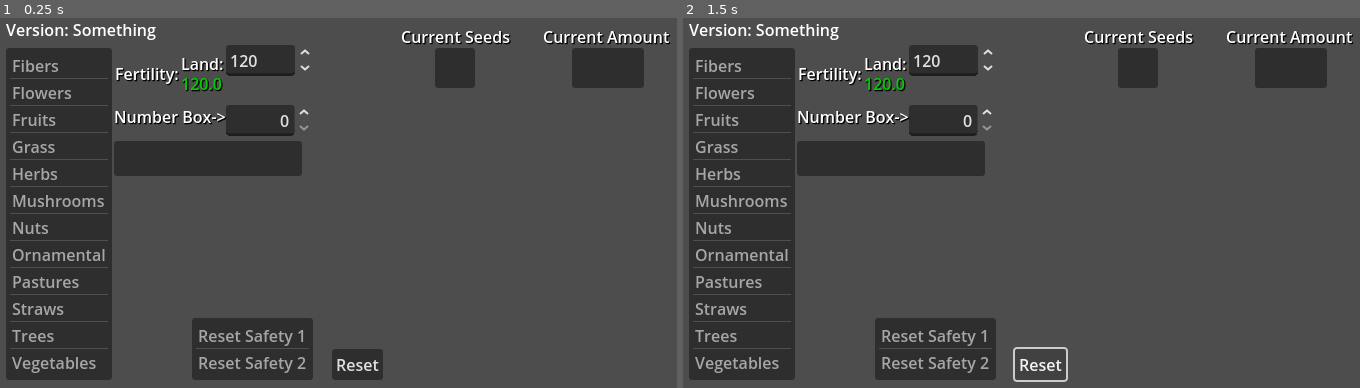
Above: before the commit, frames 1-2 (left to right).
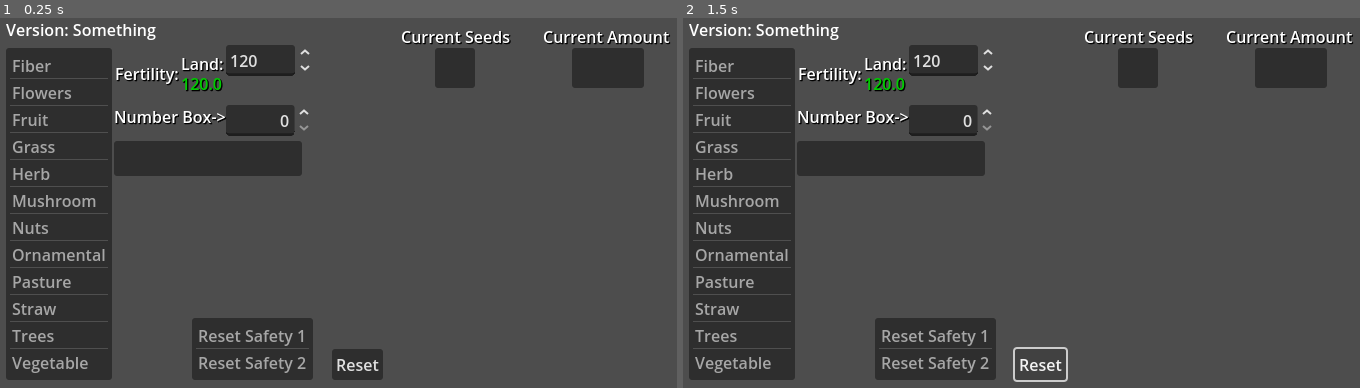
Above: after the commit, the same moments.

Repository: Lightiron2/SeedCosts-for-Elin
Game: Godot game, scene res://calc.tscn
The game is run twice, just before and just after one commit, with the same random seed, the same clock (stepped at 60 frames per second) and the same inputs.
Inputs:
- Up to frame 1 (0.25 s): no input
- Up to frame 2 (1.5 s): tap Enter at 0.5 s; click "Reset" at 1.25 s

The runs differ from the first frame. In frame 1, 0.1% of the frame differs, in the area x 7-16%, y 12-95%; in frame 2, 0.1%.

Commit message:
listfill loop

Diff:
--- a/calc.gd
+++ b/calc.gd
@@ -22,6 +22,8 @@
 
 const seedCostArray: Array[Dictionary] = [Fiber,Flowers,Fruit,Grass,Herb,Mushroom,Nuts,Ornamental,
 	Pasture,Straw,Trees,Vegetable,]
+const seedTypeNameArray: Array[String] = ["Fiber","Flowers","Fruit","Grass","Herb","Mushroom","Nuts","Ornamental",
+	"Pasture","Straw","Trees","Vegetable",]
 
 var FiberChosen: Dictionary = {"Cotton" = 0.0}
 var FlowersChosen: Dictionary = {"Normal" = 0.0,"Blue" = 0.0,"White" = 0.0,"Yellow" = 0.0}
@@ -86,6 +88,9 @@
 var mutableReset: Array = []
 
 func _ready() -> void:
+	typeList.clear()
+	for i in seedTypeNameArray:
+		typeList.add_item(i,null,true)
 	versionLabel.text = version
 	SeedNumCountList.clear()
 	curCostReset = curCostArray
